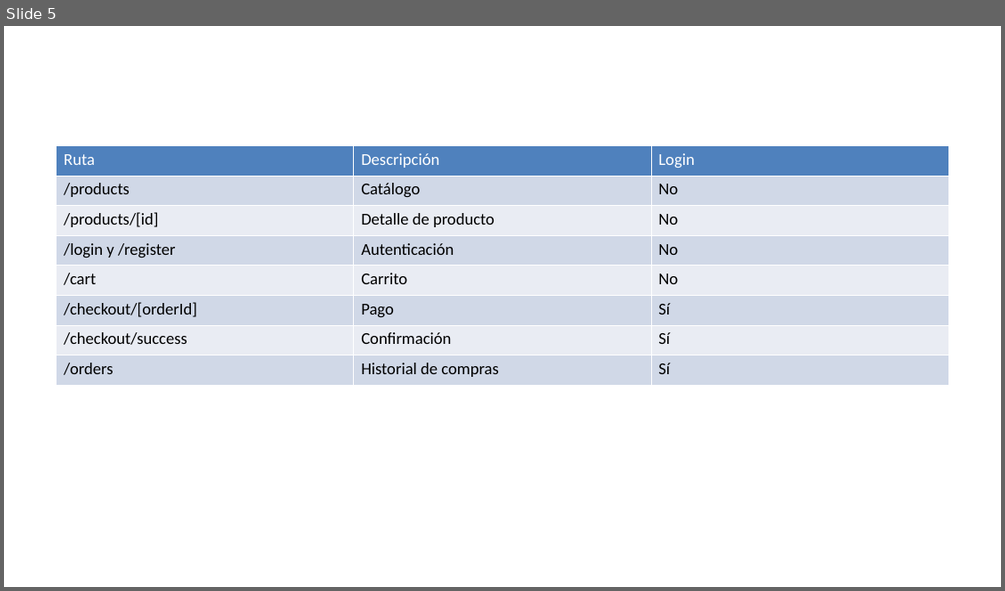
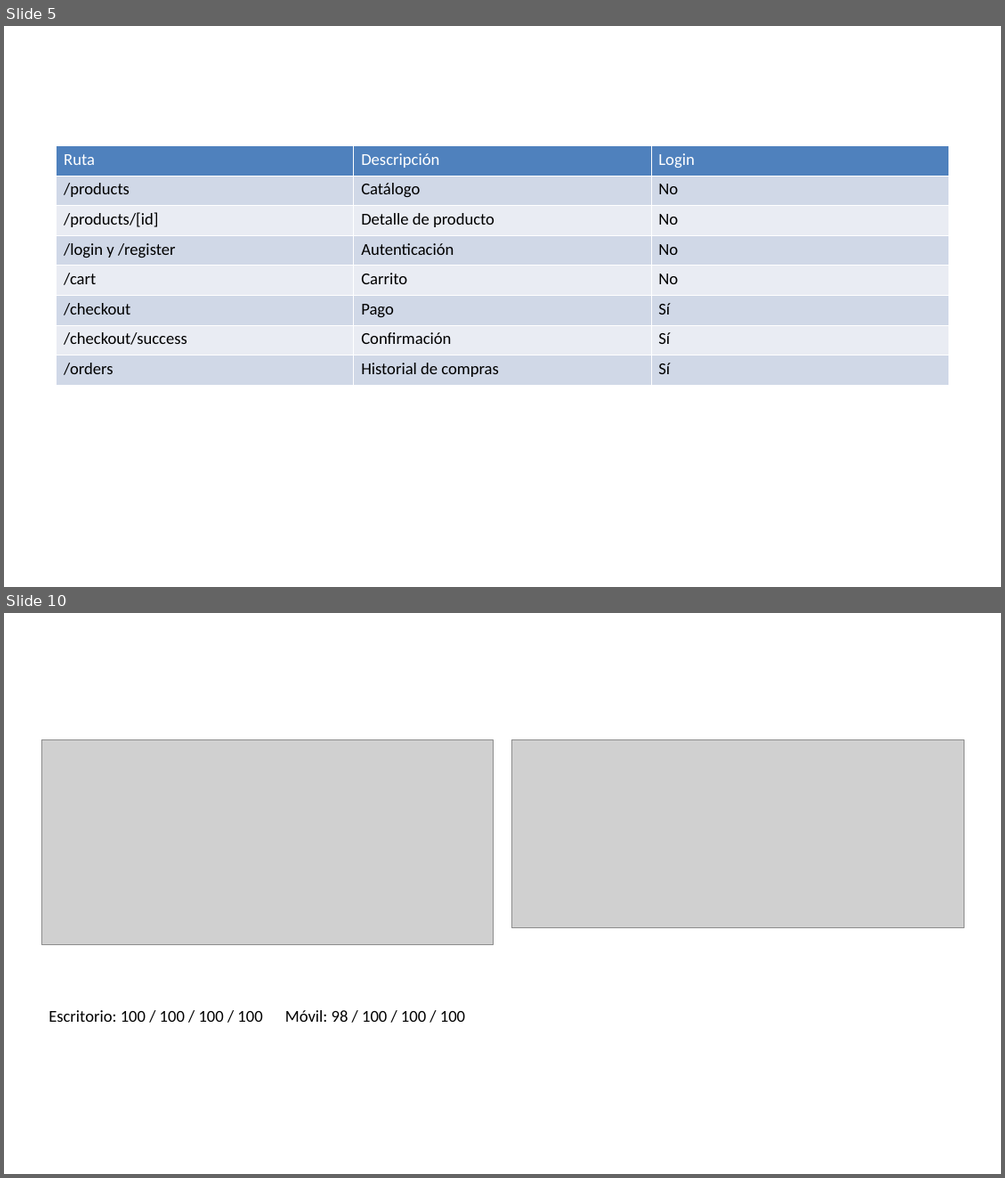
Before and after one commit to Nehemias94/WebVitals, a slide deck: docs/Presentacion_Frontend_Ecommerce.pptx. Shown one above the other, each under a label of ours: slide 5 before the commit, slides 5 and 10 after it; the slides between them are not shown. The pictures are 1005x591 and 1005x1178 pixels, drawn with LibreOffice and Linux fonts; fonts in the diff are those of the drawing; grey boxes stand for pictures. Boxes give left, top, right and bottom in pixels: in the first picture for what was removed or moved away, otherwise in the second. Text is boxed around its words. In the diff, an @@ line names an element or a change of style, - is before the commit and + after.

```diff
--- a/docs/Presentacion_Frontend_Ecommerce.pptx
+++ b/docs/Presentacion_Frontend_Ecommerce.pptx
@@ slide 10 added at <box>4,613,1001,1174</box>, background #FFFFFF @@
@@ picture added at <box>41,740,493,944</box> @@
@@ picture added at <box>512,740,963,928</box> @@
@@ text added at <box>48,1010,465,1022</box>, 16 pt, text #000000 @@
+Escritorio: 100 / 100 / 100 / 100 Móvil: 98 / 100 / 100 / 100
@@ slide 5 changed as well @@
@@ table at <box>57,145,949,385</box> @@
-row 6, column 1: /checkout/[orderId]
+row 6, column 1: /checkout
```
Also in this commit, not shown: 2 other slides added, 2 slides removed, 35 other files.
